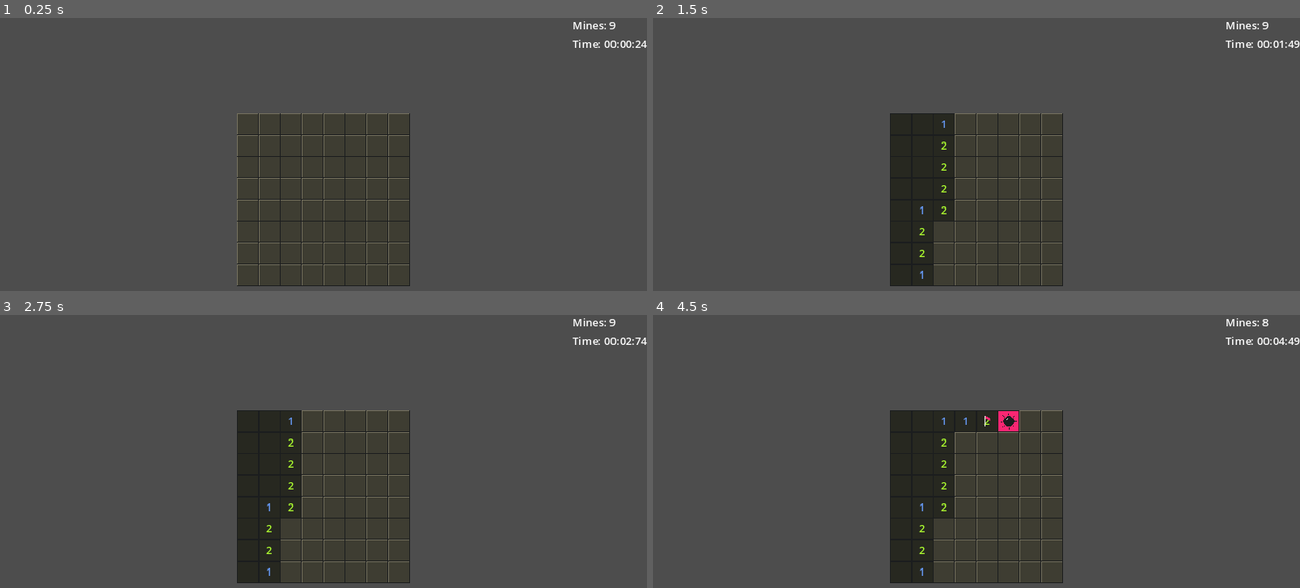
Above: before the commit, frames 1-4 (two rows, left to right).
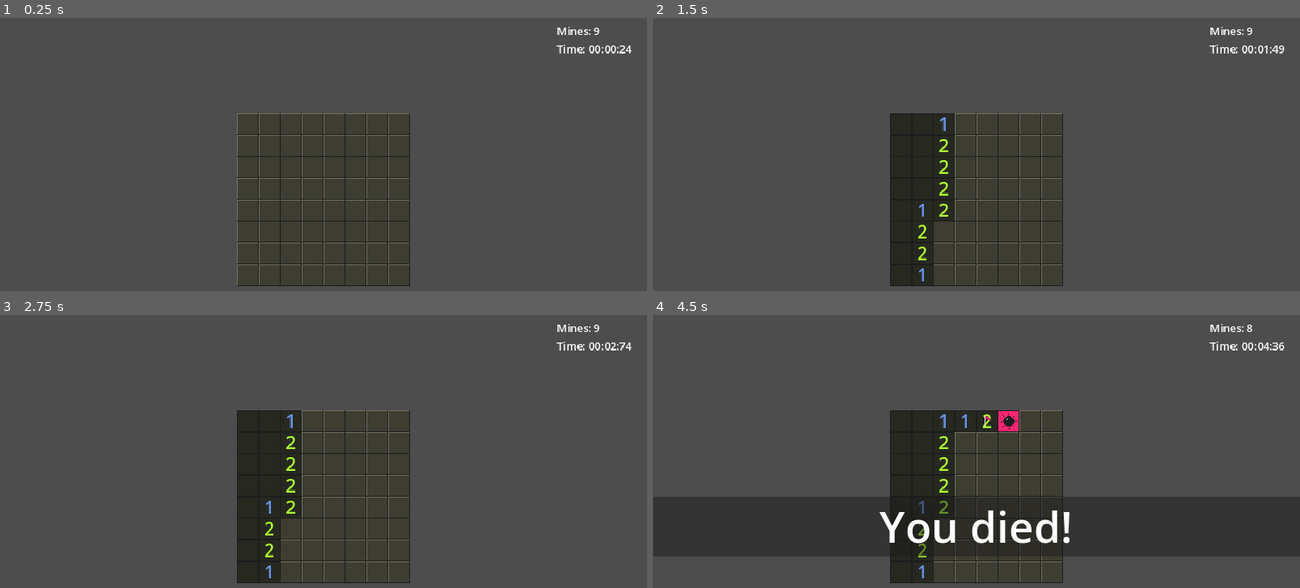
Above: after the commit, the same moments.

Repository: el-falso/SweepersMine
Game: Godot game, scene res://Game/Scenes/World/world.tscn
Two runs of this game, one before a commit and one after it. Both use one fixed random seed, a clock stepped at 60 frames per second and the inputs below.
Inputs (mouse positions are in pixels of both pictures, inside the frame that each line leads up to):
- Up to frame 1 (0.25 s): no input
- Up to frame 2 (1.5 s): tap Enter at 0.5 s; move the mouse to (898, 124) at 0.52 s; press the mouse at (898, 124) at 0.53 s; tap Space at 1.25 s; move the mouse to (924, 124) at 1.27 s; release the mouse at (924, 124) at 1.28 s; right-click (924, 124) at 1.35 s
- Up to frame 3 (2.75 s): click (271, 421) at 1.55 s; tap Enter at 2 s; move the mouse to (291, 421) at 2.02 s; press the mouse at (291, 421) at 2.03 s
- Up to frame 4 (4.5 s): tap Space at 2.75 s; move the mouse to (963, 421) at 2.77 s; release the mouse at (963, 421) at 2.78 s; click (963, 421) at 2.85 s; tap Enter at 3.5 s; move the mouse to (989, 421) at 3.52 s; hold Right mouse button (mouse_right) 3.53-4.28 s; click (989, 421) at 3.8 s; move the mouse to (1008, 421) at 4.27 s; click (1008, 421) at 4.35 s

The runs differ from the first frame. In frame 1, 0.5% of the frame differs, in the area x 86-100%, y 1-14%; in frame 2, 0.8%; in frame 3, 0.8%; in frame 4, 18%, in the area x 0-100%, y 1-97%.

Commit message:
added gui with mines and time to the game, made tiles not interactable on gameover

Diff:
--- a/Autoload/EventBus.gd
+++ b/Autoload/EventBus.gd
@@ -2,3 +2,4 @@
 
 
 signal on_mines_changes()
+signal game_over()
--- a/Game/Scenes/GUI/gui.gd
+++ b/Game/Scenes/GUI/gui.gd
@@ -1,23 +1,13 @@
 extends Control
 
-var time_elapsed : float
 
-@onready var mines_amount_label: Label = %MinesAmountLabel
-@onready var label: Label = $VBoxContainer/Time/Label
+@onready var game_over_container: PanelContainer = $GameOverContainer
 
 # Called when the node enters the scene tree for the first time.
 func _ready() -> void:
-	EventBus.on_mines_changes.connect(_on_mines_change)
+	EventBus.game_over.connect(_on_game_over)
+	game_over_container.visible = false
 
 
-# Called every frame. 'delta' is the elapsed time since the previous frame.
-func _process(delta: float) -> void:
-	time_elapsed += delta
-
-	var minutes := time_elapsed / 60
-	var seconds := fmod(time_elapsed, 60)
-	var milliseconds := fmod(time_elapsed, 1) * 100
-	label.text = "%02d:%02d:%02d" % [minutes, seconds, milliseconds]
-
-func _on_mines_change() -> void:
-	mines_amount_label.text = "%s" % Global.assumed_mines
+func _on_game_over() -> void:
+	game_over_container.visible = true
--- a/Game/Scenes/GUI/gui.tscn
+++ b/Game/Scenes/GUI/gui.tscn
@@ -1,45 +1,33 @@
-[gd_scene load_steps=2 format=3 uid="uid://cytc31psyasi6"]
+[gd_scene load_steps=4 format=3 uid="uid://cytc31psyasi6"]
 
 [ext_resource type="Script" path="res://Game/Scenes/GUI/gui.gd" id="1_7e3ch"]
 
+[sub_resource type="StyleBoxFlat" id="StyleBoxFlat_7vdum"]
+bg_color = Color(0.109804, 0.109804, 0.109804, 0.501961)
+
+[sub_resource type="LabelSettings" id="LabelSettings_uj0em"]
+font_size = 64
+
 [node name="GUI" type="Control"]
 layout_mode = 3
-anchors_preset = 15
+anchors_preset = 10
 anchor_right = 1.0
-anchor_bottom = 1.0
 grow_horizontal = 2
-grow_vertical = 2
 size_flags_vertical = 3
+mouse_filter = 2
 script = ExtResource("1_7e3ch")
 
-[node name="VBoxContainer" type="VBoxContainer" parent="."]
+[node name="GameOverContainer" type="PanelContainer" parent="."]
 layout_mode = 1
-anchors_preset = 11
-anchor_left = 1.0
+anchors_preset = 10
 anchor_right = 1.0
-anchor_bottom = 1.0
-grow_horizontal = 0
-grow_vertical = 2
+offset_bottom = 68.0
+grow_horizontal = 2
+theme_override_styles/panel = SubResource("StyleBoxFlat_7vdum")
 
-[node name="Mines" type="HBoxContainer" parent="VBoxContainer"]
+[node name="Label" type="Label" parent="GameOverContainer"]
 layout_mode = 2
-
-[node name="MinesLabel" type="Label" parent="VBoxContainer/Mines"]
-layout_mode = 2
-text = "Mines:"
-
-[node name="MinesAmountLabel" type="Label" parent="VBoxContainer/Mines"]
-unique_name_in_owner = true
-layout_mode = 2
-text = "9"
-
-[node name="Time" type="HBoxContainer" parent="VBoxContainer"]
-layout_mode = 2
-
-[node name="TimeLabel" type="Label" parent="VBoxContainer/Time"]
-layout_mode = 2
-text = "Time:"
-
-[node name="Label" type="Label" parent="VBoxContainer/Time"]
-layout_mode = 2
-text = "0:00"
+text = "You died!"
+label_settings = SubResource("LabelSettings_uj0em")
+horizontal_alignment = 1
+vertical_alignment = 1
--- /dev/null
+++ b/Game/Scenes/GUI/sidebar.gd
@@ -0,0 +1,30 @@
+extends MarginContainer
+
+var time_elapsed : float
+var is_timer_started : bool = true
+
+@onready var mines_amount_label: Label = %MinesAmountLabel
+@onready var label: Label = $VBoxContainer/Time/Label
+
+
+func _ready() -> void:
+	EventBus.on_mines_changes.connect(_on_mines_change)
+	EventBus.game_over.connect(_on_timer_stop)
+
+
+func _process(delta: float) -> void:
+	if is_timer_started:
+		time_elapsed += delta
+
+		var minutes := time_elapsed / 60
+		var seconds := fmod(time_elapsed, 60)
+		var milliseconds := fmod(time_elapsed, 1) * 100
+		label.text = "%02d:%02d:%02d" % [minutes, seconds, milliseconds]
+
+
+func _on_mines_change() -> void:
+	mines_amount_label.text = "%s" % Global.assumed_mines
+
+
+func _on_timer_stop() -> void:
+	is_timer_started = false
--- /dev/null
+++ b/Game/Scenes/GUI/sidebar.tscn
@@ -0,0 +1,38 @@
+[gd_scene load_steps=2 format=3 uid="uid://dy3fm0icga1ck"]
+
+[ext_resource type="Script" path="res://Game/Scenes/GUI/sidebar.gd" id="1_ys6a0"]
+
+[node name="Sidebar" type="MarginContainer"]
+custom_minimum_size = Vector2(150, 0)
+offset_right = 79.0
+theme_override_constants/margin_left = 16
+theme_override_constants/margin_top = 8
+theme_override_constants/margin_right = 16
+theme_override_constants/margin_bottom = 8
+script = ExtResource("1_ys6a0")
+
+[node name="VBoxContainer" type="VBoxContainer" parent="."]
+layout_mode = 2
+
+[node name="Mines" type="HBoxContainer" parent="VBoxContainer"]
+layout_mode = 2
+
+[node name="MinesLabel" type="Label" parent="VBoxContainer/Mines"]
+layout_mode = 2
+text = "Mines:"
+
+[node name="MinesAmountLabel" type="Label" parent="VBoxContainer/Mines"]
+unique_name_in_owner = true
+layout_mode = 2
+text = "9"
+
+[node name="Time" type="HBoxContainer" parent="VBoxContainer"]
+layout_mode = 2
+
+[node name="TimeLabel" type="Label" parent="VBoxContainer/Time"]
+layout_mode = 2
+text = "Time:"
+
+[node name="Label" type="Label" parent="VBoxContainer/Time"]
+layout_mode = 2
+text = "0:00"
--- a/Game/Scenes/Tile/Tile.gd
+++ b/Game/Scenes/Tile/Tile.gd
@@ -2,6 +2,8 @@
 extends TextureRect
 
 signal has_been_revealed(tile: Tile)
+
+var is_interactable: bool = true
 
 var has_bomb : bool = false:
 	set(value):
@@ -38,13 +40,23 @@
 	get:
 		return is_revealed
 
+@onready var label: Label = $Label
 @onready var bomb: TextureRect = $Bomb
+@onready var cover: TextureRect = $Cover
+@onready var flag: TextureRect = $Flag
+
 
 func _ready() -> void:
+	EventBus.game_over.connect(_stop_input)
+
+	label.visible = false
 	bomb.visible = false
+	cover.visible = true
+	flag.visible = false
 
 
 func _on_gui_input(event: InputEvent) -> void:
+	if not is_interactable: return
 	if event is InputEventMouseButton:
 		if event.is_action_pressed("mouse_right"):
 			if not is_revealed:
@@ -55,6 +67,8 @@
 			if not is_revealed:
 				is_revealed = true
 				has_been_revealed.emit(self)
+				if has_bomb:
+					EventBus.game_over.emit()
 
 func _increment_number() -> void:
 	$Label.visible = true
@@ -88,3 +102,7 @@
 			return Color.DIM_GRAY
 		_:
 			return Color.WHITE
+
+
+func _stop_input() -> void:
+	is_interactable = false
--- a/Game/Scenes/Tile/Tile.tscn
+++ b/Game/Scenes/Tile/Tile.tscn
@@ -6,6 +6,9 @@
 [sub_resource type="AtlasTexture" id="AtlasTexture_v1u7r"]
 atlas = ExtResource("1_bq1wl")
 region = Rect2(0, 0, 32, 32)
+
+[sub_resource type="LabelSettings" id="LabelSettings_r7whp"]
+font_size = 26
 
 [sub_resource type="AtlasTexture" id="AtlasTexture_tlysv"]
 atlas = ExtResource("1_bq1wl")
@@ -24,7 +27,6 @@
 script = ExtResource("1_umah1")
 
 [node name="Label" type="Label" parent="."]
-visible = false
 layout_mode = 1
 anchors_preset = 15
 anchor_right = 1.0
@@ -32,14 +34,17 @@
 grow_horizontal = 2
 grow_vertical = 2
 text = "0"
+label_settings = SubResource("LabelSettings_r7whp")
 horizontal_alignment = 1
 vertical_alignment = 1
 
 [node name="Bomb" type="TextureRect" parent="."]
+visible = false
 layout_mode = 0
 texture = SubResource("AtlasTexture_tlysv")
 
 [node name="Cover" type="TextureRect" parent="."]
+visible = false
 layout_mode = 1
 anchors_preset = 15
 anchor_right = 1.0
--- a/Game/Scenes/World/world.tscn
+++ b/Game/Scenes/World/world.tscn
@@ -1,14 +1,11 @@
-[gd_scene load_steps=3 format=3 uid="uid://csnfk7booqy4"]
+[gd_scene load_steps=4 format=3 uid="uid://csnfk7booqy4"]
 
 [ext_resource type="Script" path="res://Game/Scenes/World/world.gd" id="1_8ii7l"]
 [ext_resource type="PackedScene" uid="uid://cytc31psyasi6" path="res://Game/Scenes/GUI/gui.tscn" id="2_m0m7o"]
+[ext_resource type="PackedScene" uid="uid://dy3fm0icga1ck" path="res://Game/Scenes/GUI/sidebar.tscn" id="2_tekgr"]
 
 [node name="World" type="Node2D"]
 script = ExtResource("1_8ii7l")
-
-[node name="GUI" parent="." instance=ExtResource("2_m0m7o")]
-offset_right = 960.0
-offset_bottom = 540.0
 
 [node name="CenterContainer" type="CenterContainer" parent="."]
 custom_minimum_size = Vector2(960, 540)
@@ -22,3 +19,21 @@
 size_flags_vertical = 4
 theme_override_constants/h_separation = 0
 theme_override_constants/v_separation = 0
+
+[node name="GUILayer" type="CanvasLayer" parent="."]
+
+[node name="Sidebar" parent="GUILayer" instance=ExtResource("2_tekgr")]
+anchors_preset = 11
+anchor_left = 1.0
+anchor_right = 1.0
+anchor_bottom = 1.0
+offset_left = -72.0
+offset_right = 0.0
+grow_horizontal = 0
+grow_vertical = 2
+
+[node name="GUI" parent="GUILayer" instance=ExtResource("2_m0m7o")]
+anchors_preset = 14
+anchor_top = 0.5
+anchor_bottom = 0.5
+grow_vertical = 2
--- a/project.godot
+++ b/project.godot
@@ -26,6 +26,10 @@
 window/size/viewport_height=540
 window/stretch/mode="canvas_items"
 
+[gui]
+
+theme/custom_font="res://Shared/Fonts/ChevyRay - Oeuf.ttf"
+
 [input]
 
 mouse_right={
Not shown: 1 places in Game/Scenes/Tile/Tile.tscn that only renumber resources
Not shown, changed: .gitignore
